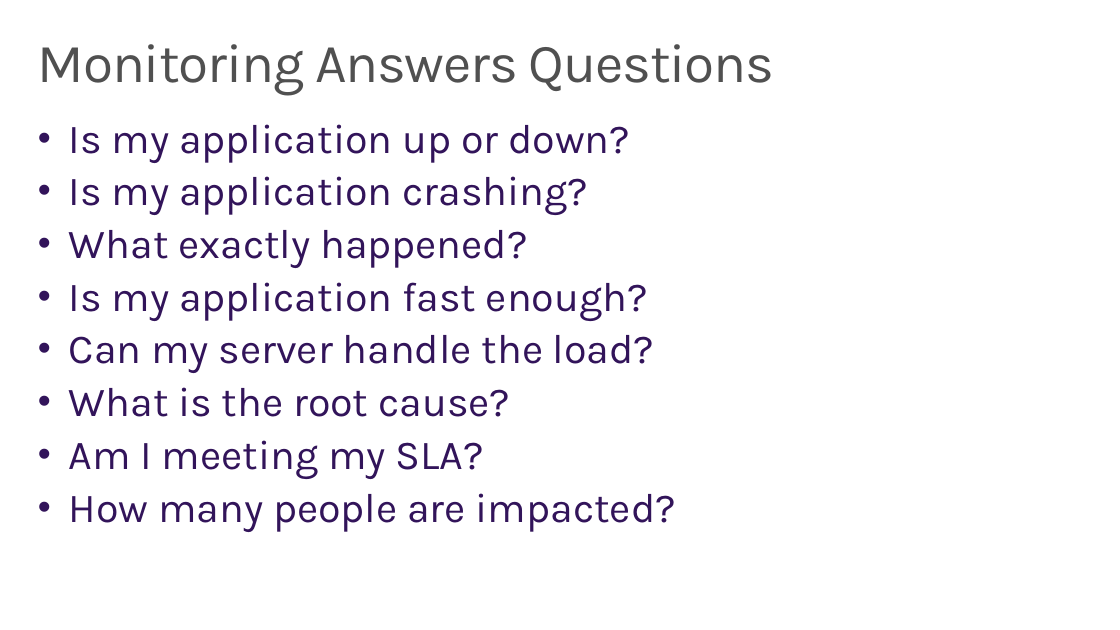
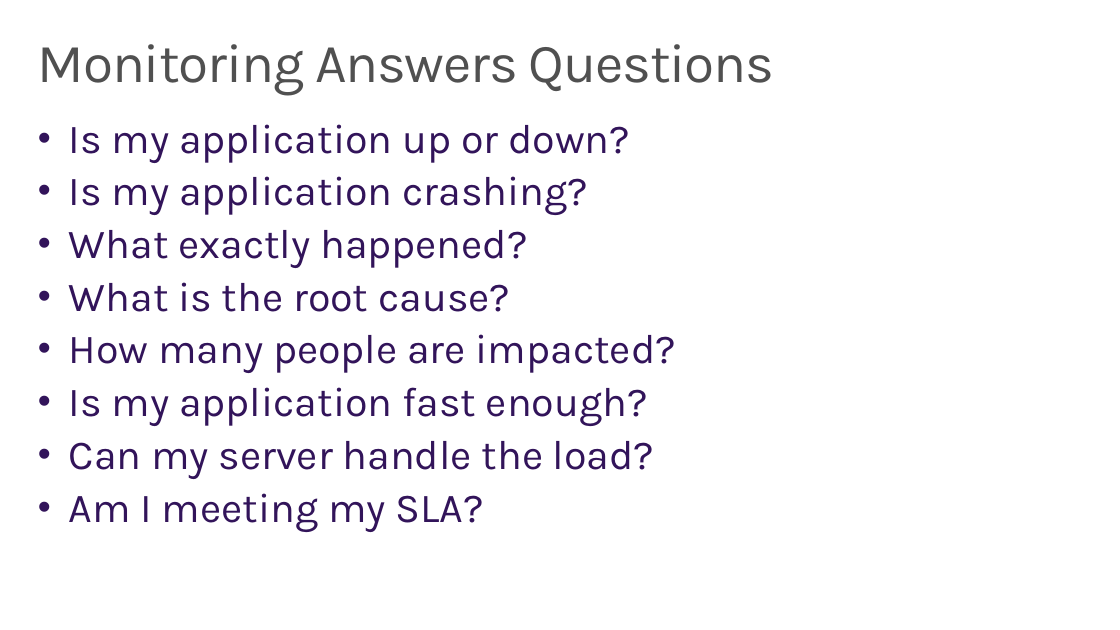
Before and after one commit to wely/DevCamp, a slide deck: slide 4 of Presentation/Module06-Monitoring.pptx. Drawn at 1120x630 pixels with LibreOffice and Linux fonts; fonts in the diff are those of the drawing; background and template pictures are left out. Boxes give left, top, right and bottom in pixels: in the first picture for what was removed or moved away, otherwise in the second. Text is boxed around its words. In the diff, an @@ line names an element or a change of style, - is before the commit and + after.

```diff
--- a/Presentation/Module06-Monitoring.pptx
+++ b/Presentation/Module06-Monitoring.pptx
@@ text at [69,282,676,373]: paragraphs added @@
+• What is the root cause?
+• How many people are impacted?
@@ text at [69,387,510,417]: paragraph removed @@
-• What is the root cause?
@@ text at [69,493,676,532]: paragraph removed @@
-• How many people are impacted?
```
Also in this commit, not shown: 3 other slides changed, 1 other file.
